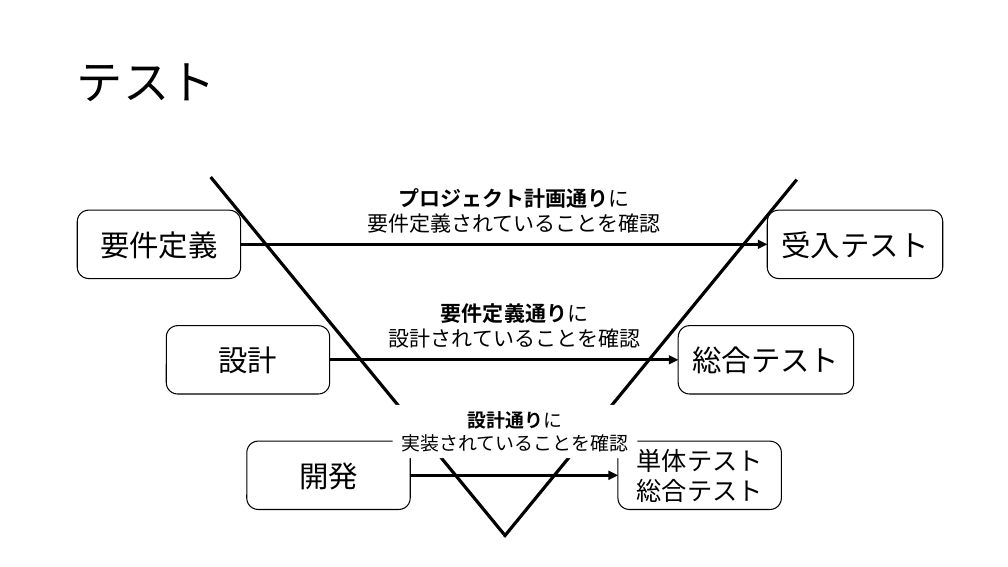
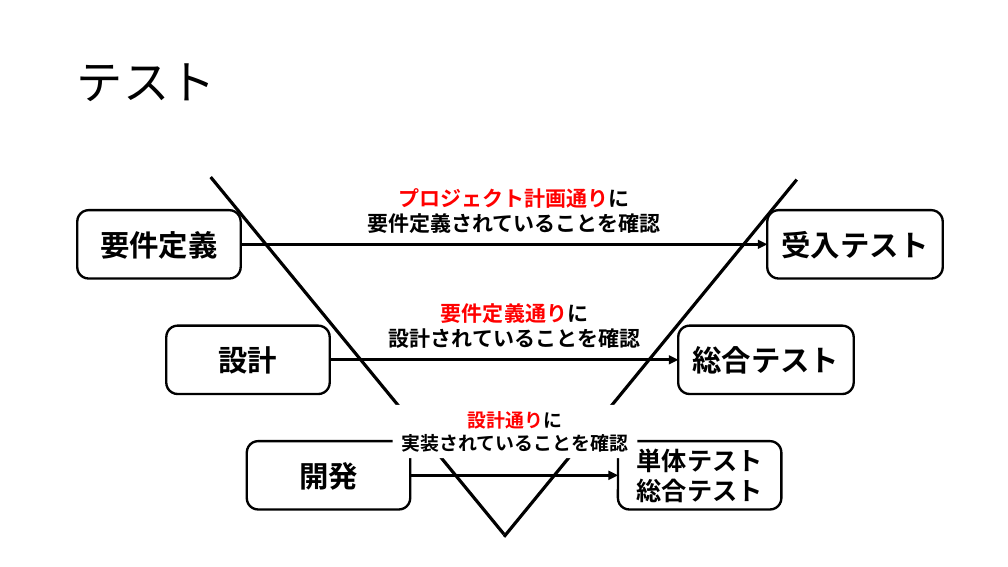
Before and after one commit to gakky0315/-, a slide deck: slide 13 of 図.pptx (slide 9 before the commit). Drawn at 1008x567 pixels with LibreOffice and Linux fonts; fonts in the diff are those of the drawing. Boxes give left, top, right and bottom in pixels: in the first picture for what was removed or moved away, otherwise in the second. Text is boxed around its words. In the diff, an @@ line names an element or a change of style, - is before the commit and + after.

```diff
--- a/図.pptx
+++ b/図.pptx
@@ text "プロジェクト計画通りに" at [367,188,661,233]: text colour #000000 to #FF0000 in "プロジェクト計画通りに"; bold on in "プロジェクト計画通りに", "要件定義されていることを確認" @@
@@ text "要件定義通りに" at [389,303,641,348]: text colour #000000 to #FF0000 in "要件定義通りに"; bold on in "要件定義通りに", "設計されていることを確認" @@
@@ bold on; outline #000000 1 pt to #000000 2.25 pt in 6 elements at [77,210,240,278], [247,442,410,510], [768,210,943,278], [618,442,781,510], [678,326,854,394], [166,326,330,394] @@
@@ text "設計通りに" at [402,411,628,452]: text colour #000000 to #FF0000 in "設計通りに"; bold on in "設計通りに", "実装されていることを確認" @@
```
Also in this commit, not shown: 7 other slides changed, 18 slides added, 3 other files.
